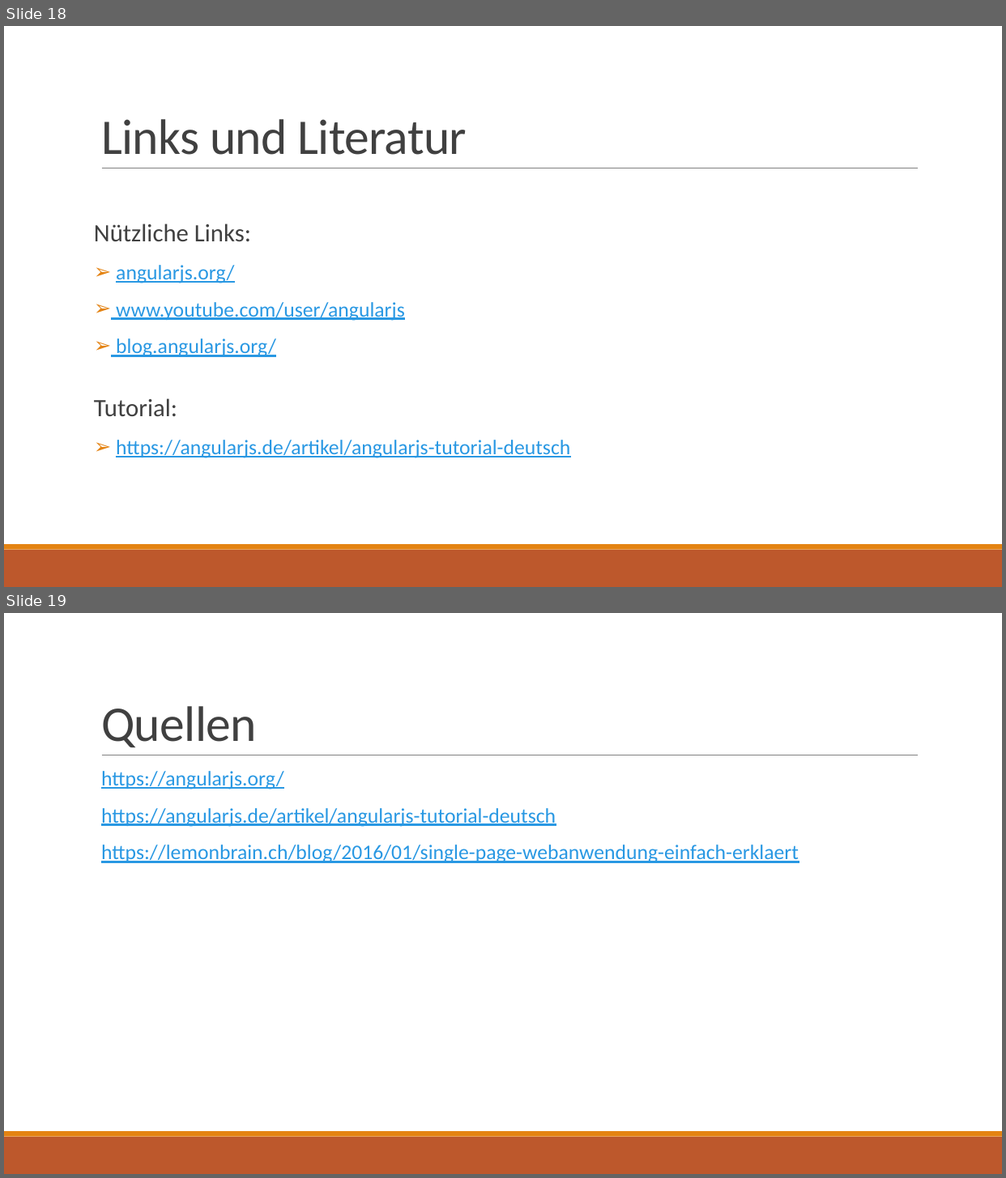
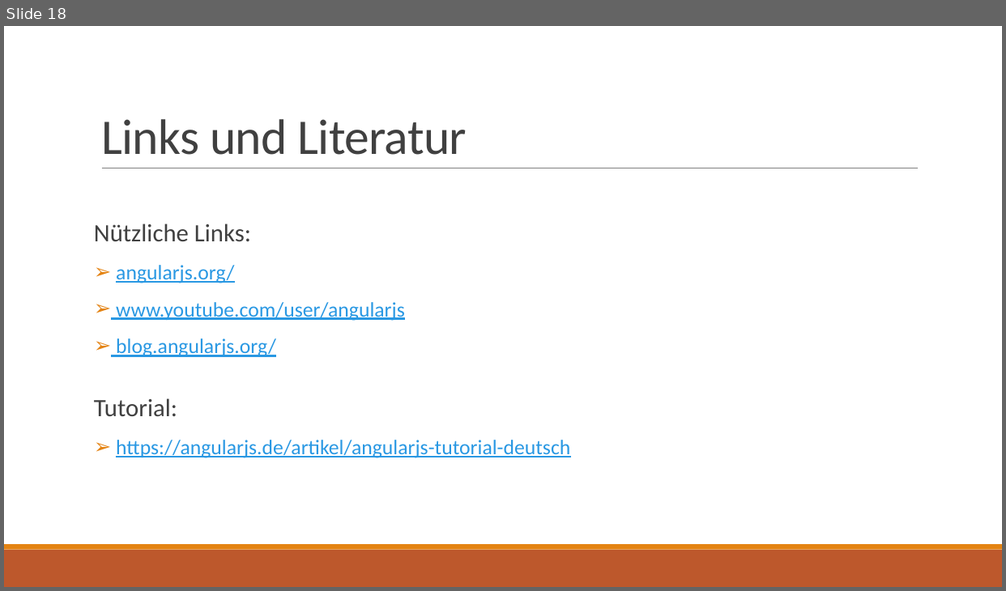
Before and after one commit to ptreyer/AngularJS, a slide deck: presentation/AngularJS.pptx. Shown one above the other, each under a label of ours: slides 18 and 19 before the commit, slide 18 after it. The pictures are 1006x1178 and 1006x591 pixels, drawn with LibreOffice and Linux fonts; fonts in the diff are those of the drawing. Boxes give left, top, right and bottom in pixels: in the first picture for what was removed or moved away, otherwise in the second. Text is boxed around its words. In the diff, an @@ line names an element or a change of style, - is before the commit and + after.

Commit message:
updates ppt

```diff
--- a/presentation/AngularJS.pptx
+++ b/presentation/AngularJS.pptx
@@ slide 19 removed at (4, 613, 1002, 1174), background #FFFFFF; not listed: 3 template elements that a slide beside it also shows @@
@@ title removed at (101, 706, 257, 747) @@
-Quellen
@@ text removed at (101, 771, 799, 863) @@
-  https://angularjs.org/
-  https://angularjs.de/artikel/angularjs-tutorial-deutsch
-  https://lemonbrain.ch/blog/2016/01/single-page-webanwendung-einfach-erklaert
```
Also in this commit, not shown: 1 slide added.
